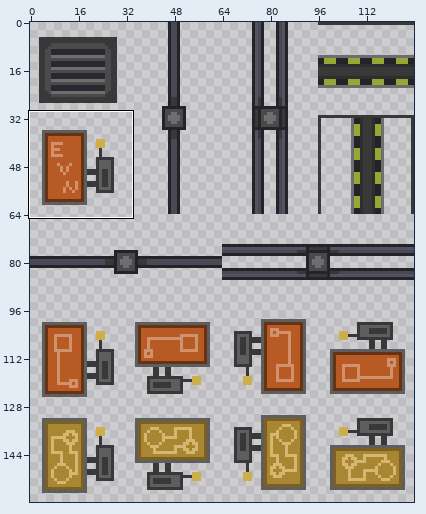
One commit to this sprite sheet: ObjectsRelated/TilesRelated/TileAssets/HostileShipMetal/Tileset_HostileShipMetal_Uncollidables__Decor_WallMisc01.png. Above, an overview of the earlier version with the close-up marked.
Close-up. Earlier state:
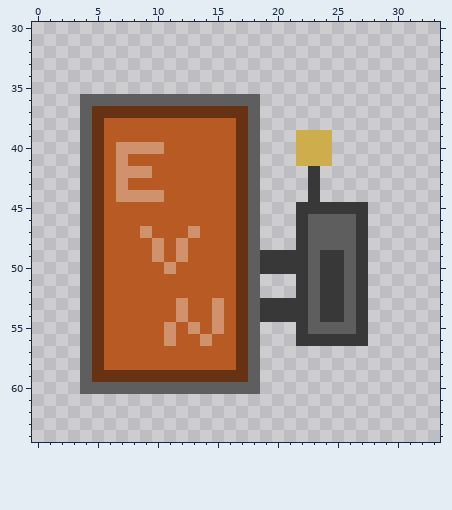
The file is 128x160 pixels. Colours within 5 levels of each other are drawn and written as one. Shown: x 0..33, y 30..64. The commit also changed other parts of the picture, which this record leaves out.
After the commit:
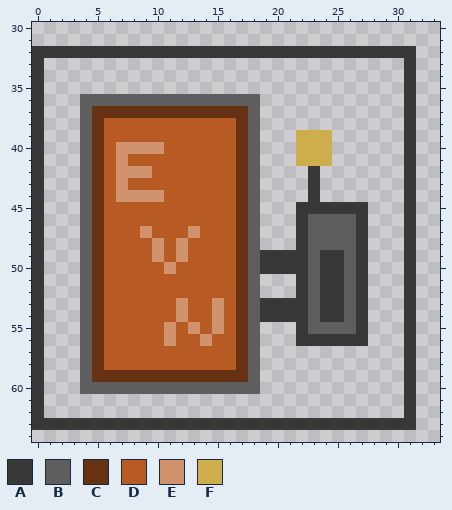
Palette (. is transparent): A #383838  B #5e5e5e  C #673214  D #b85a23  E #d0916d  F #cdad4c
Changes in this commit:
y 32: x 0..31 ................................ -> AAAAAAAAAAAAAAAAAAAAAAAAAAAAAAAA
y 33..62: x 0 . -> A; x 31 . -> A
y 63: x 0..31 ................................ -> AAAAAAAAAAAAAAAAAAAAAAAAAAAAAAAA
Boxes around the changes in both close-ups, in picture pixels (x1, y1, x2, y2):
added: (32, 46, 416, 430)
